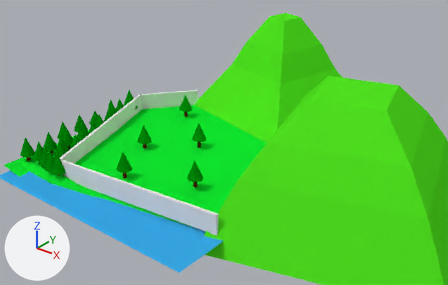
The Blender file game_setup_samples/adventure-sample/scenes/sampleLevel.blend as it was, and as the next commit left it.
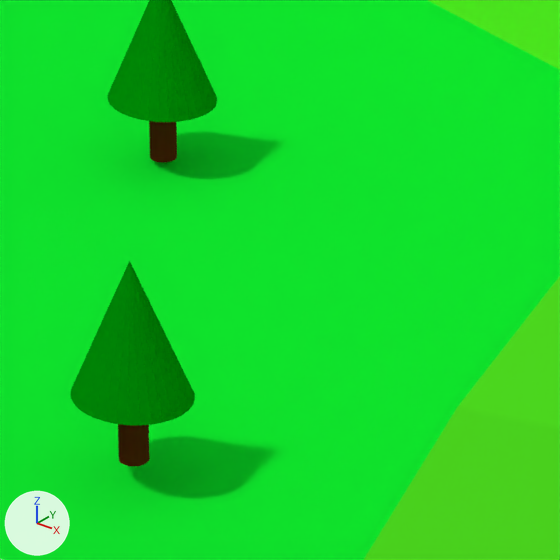
Each version appears first from a 50 mm camera at (36.27, -37.96, 26.8) aimed at (3.1, 3.5, 1.09), and next in a close-up on the part from 40% to 56% of the width and 44% to 70% of the height. Every picture has the same lights, and +X, +Y and +Z are marked at lower left.
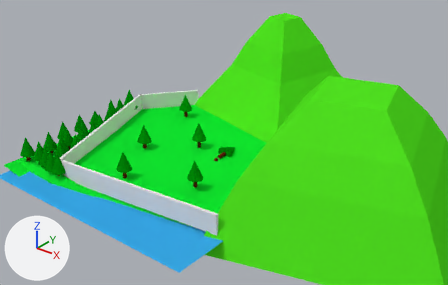
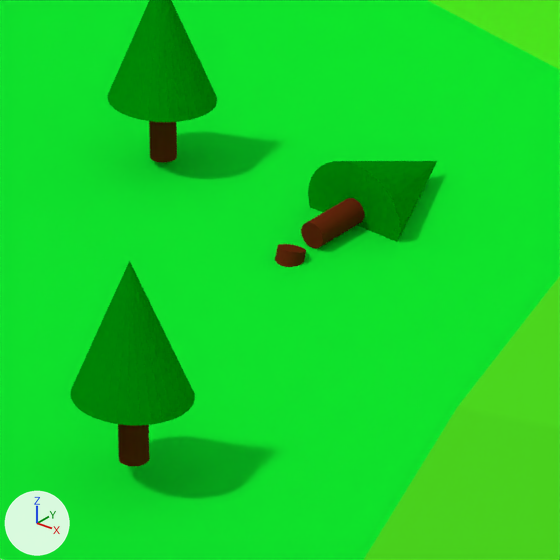
Commit message: made a few more changes to the sample

What differs and where, as boxes (x1, y1, x2, y2) in the close-ups (560 x 560 px):
'Cylinder.027', added: after (301, 161, 437, 248)
    faces in mat_material_002 (green #008d07): (308, 161, 437, 242)
    faces in mat_material_001 (brown #68270e): (301, 198, 364, 248)
'Cylinder.028', added (brown): after (275, 244, 306, 267)

Edits to the bpy script that builds the scene:
```text
Add me_cylinder_028:
    me_cylinder_028.from_pydata(...)  # a 32-sided cylinder along z spanning x -1.0..1.0, y -1.0..1.0, z -1.0..1.0
    me_cylinder_028.materials.append(mat_material_001)  # brown #68270e
Add ob_cylinder_027:
    ob_cylinder_027 = bpy.data.objects.new('Cylinder.027', me_cylinder_023.copy())  # the mesh of ob_cylinder_023
    ob_cylinder_027.location = (3.48, 2.83, 0.17)
    ob_cylinder_027.rotation_euler = (-1.551, 0.0, 0.0)  # degrees (-89, 0, 0)
    ob_cylinder_027.scale = (0.174, 0.174, 0.555)
Add ob_cylinder_028:
    ob_cylinder_028 = bpy.data.objects.new('Cylinder.028', me_cylinder_028)
    ob_cylinder_028.location = (3.45, 1.87, -0.03)
    ob_cylinder_028.rotation_euler = (-0.291, 0.0, 0.0)  # degrees (-17, 0, 0)
    ob_cylinder_028.scale = (0.179, 0.179, 0.148)
```
